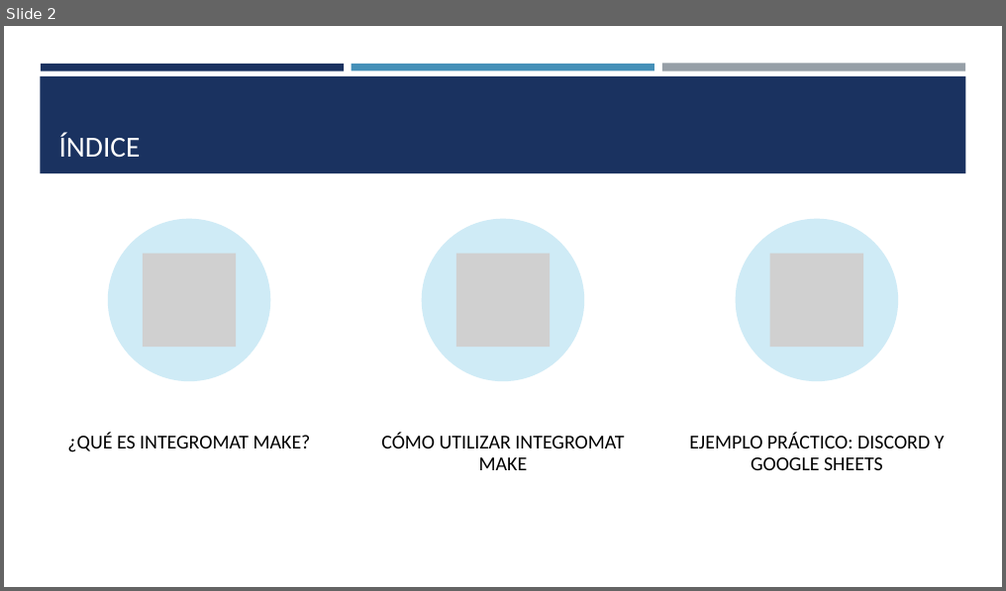
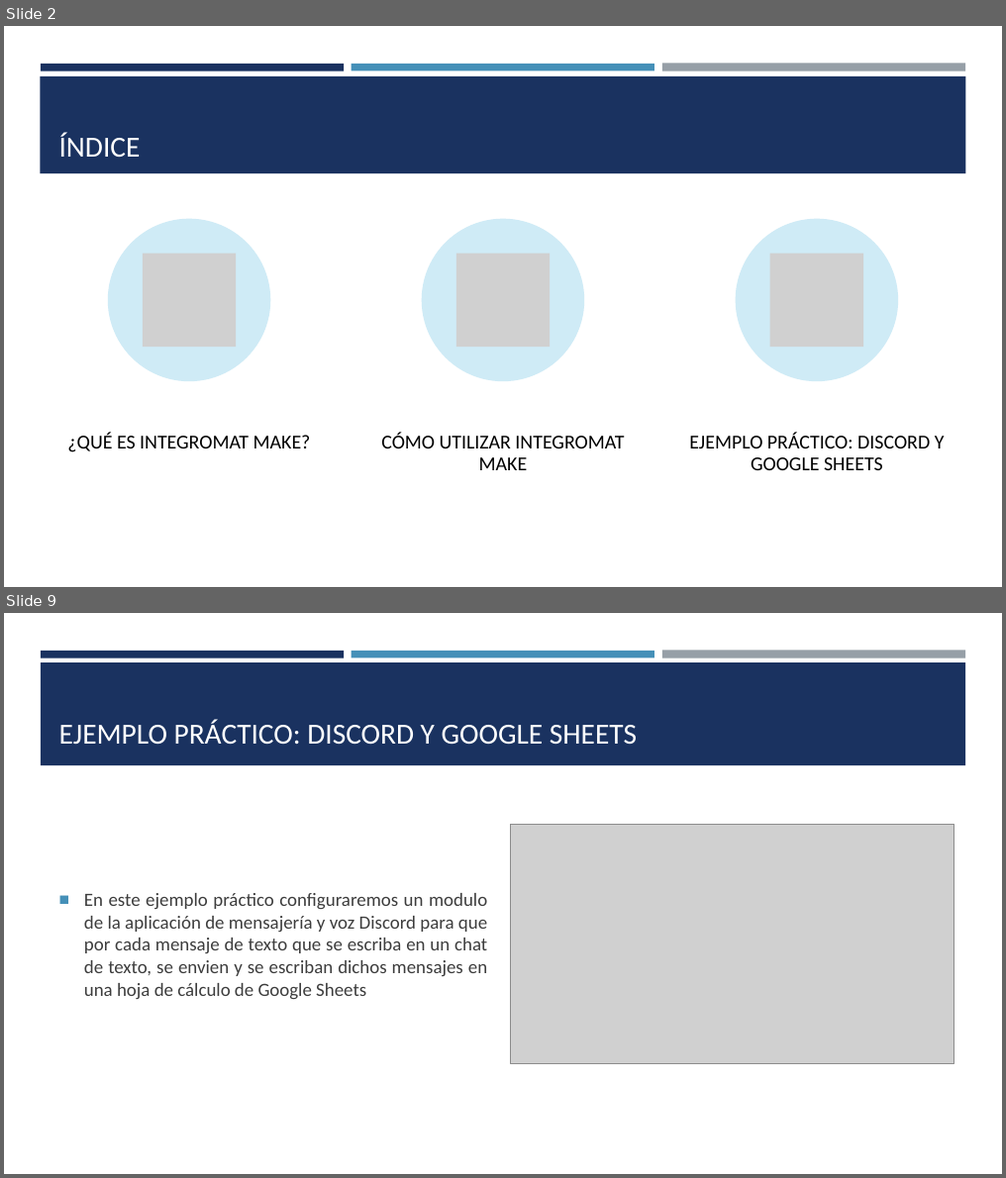
Before and after one commit to SaulRC1/Integracion-de-la-informacion-y-aplicaciones, a slide deck: Practicas/Practica 2 - Integromat Make/Herramienta Integromat Make - Juan Alberto Domínguez Vázquez Saúl Rodríguez Naranjo.pptx. Shown one above the other, each under a label of ours: slide 2 before the commit, slides 2 and 9 after it; the slides between them are not shown. The pictures are 1006x591 and 1006x1178 pixels, drawn with LibreOffice and Linux fonts; fonts in the diff are those of the drawing; grey boxes stand for pictures. Boxes give left, top, right and bottom in pixels: in the first picture for what was removed or moved away, otherwise in the second. Text is boxed around its words. In the diff, an @@ line names an element or a change of style, - is before the commit and + after.

```diff
--- a/Practicas/Practica 2 - Integromat Make/Herramienta Integromat Make - Juan Alberto Domínguez Vázquez Saúl Rodríguez Naranjo.pptx
+++ b/Practicas/Practica 2 - Integromat Make/Herramienta Integromat Make - Juan Alberto Domínguez Vázquez Saúl Rodríguez Naranjo.pptx
@@ slide 9 added at (4, 613, 1002, 1174), background #FFFFFF; not listed: 3 template elements that a slide beside it also shows @@
@@ rectangle added at (41, 663, 966, 765), fill #1A3260 @@
@@ title added at (59, 719, 637, 745), 28 pt, text #FFFFFF @@
+EJEMPLO PRÁCTICO: DISCORD Y GOOGLE SHEETS
@@ picture added at (511, 824, 954, 1063) @@
@@ text added at (84, 893, 487, 1000), 18 pt, text #3D3D3D @@
+■ En este ejemplo práctico configuraremos un modulo de la aplicación de mensajería y voz Discord para que por cada mensaje de texto que se escriba en un chat de texto, se envien y se escriban dichos mensajes en una hoja de cálculo de Google Sheets
```
Also in this commit, not shown: 3 slides changed, 7 other slides added.
